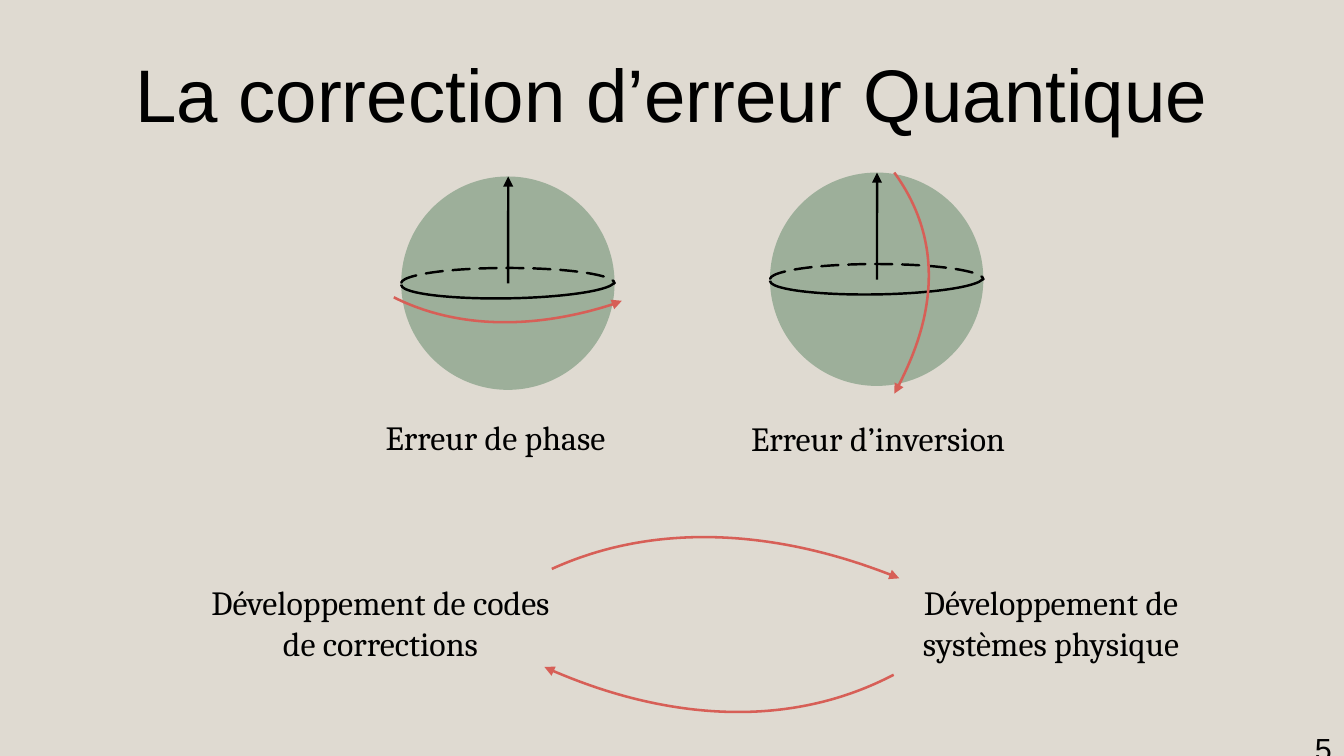
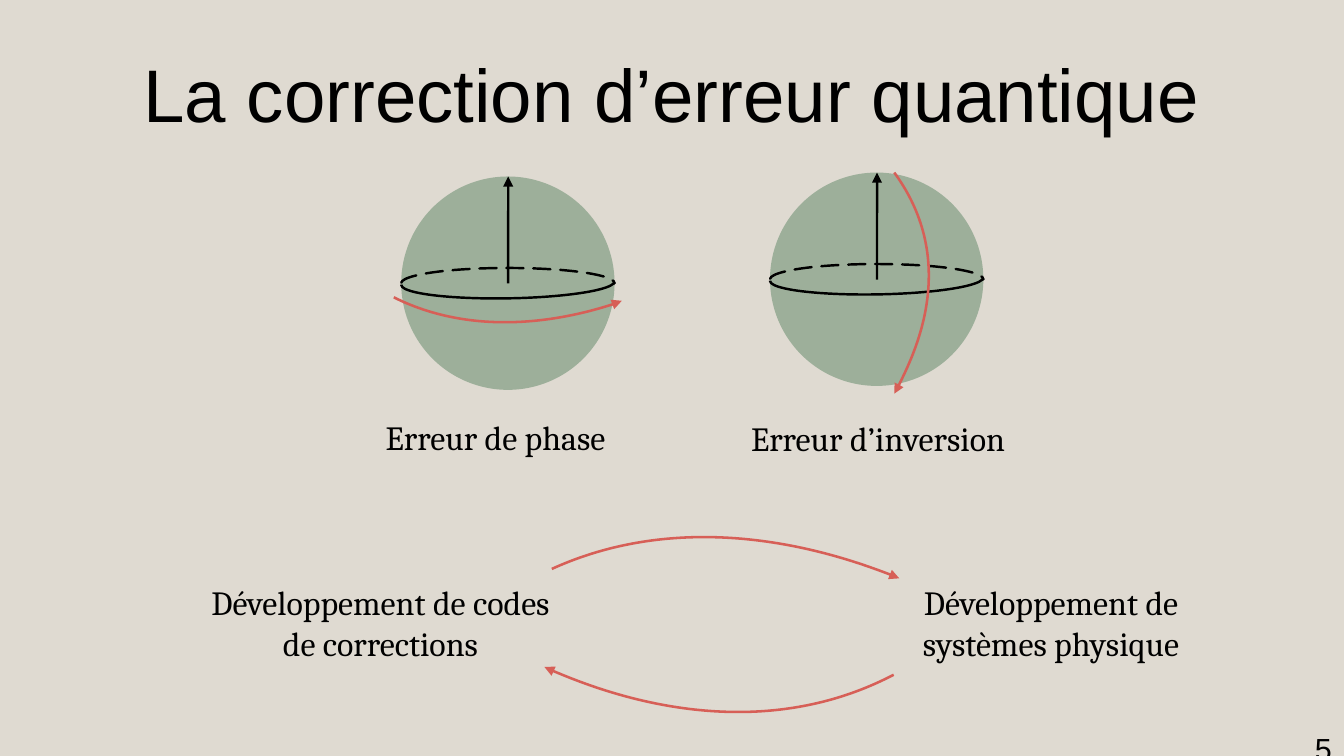
Before and after one commit to AmdaU/presentations, a slide deck: slide 5 of Seminaire/Seminaire.odp. Drawn at 1344x756 pixels with LibreOffice and Linux fonts; fonts in the diff are those of the drawing. Boxes give left, top, right and bottom in pixels: in the first picture for what was removed or moved away, otherwise in the second. Text is boxed around its words. In the diff, an @@ line names an element or a change of style, - is before the commit and + after.

```diff
--- a/Seminaire/Seminaire.odp
+++ b/Seminaire/Seminaire.odp
@@ title at box(143, 68, 1199, 137): text changed @@
-La correction d’erreur Quantique
+La correction d’erreur quantique
```
Also in this commit, not shown: 9 other slides changed, 4 slides added, 1 slide removed, 49 other files.
